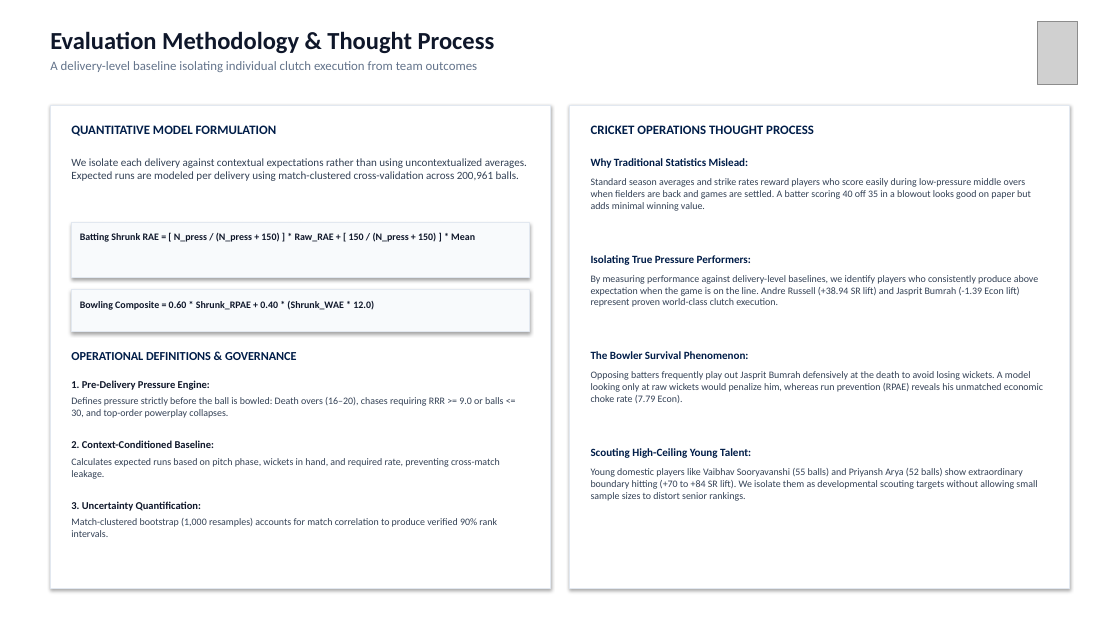
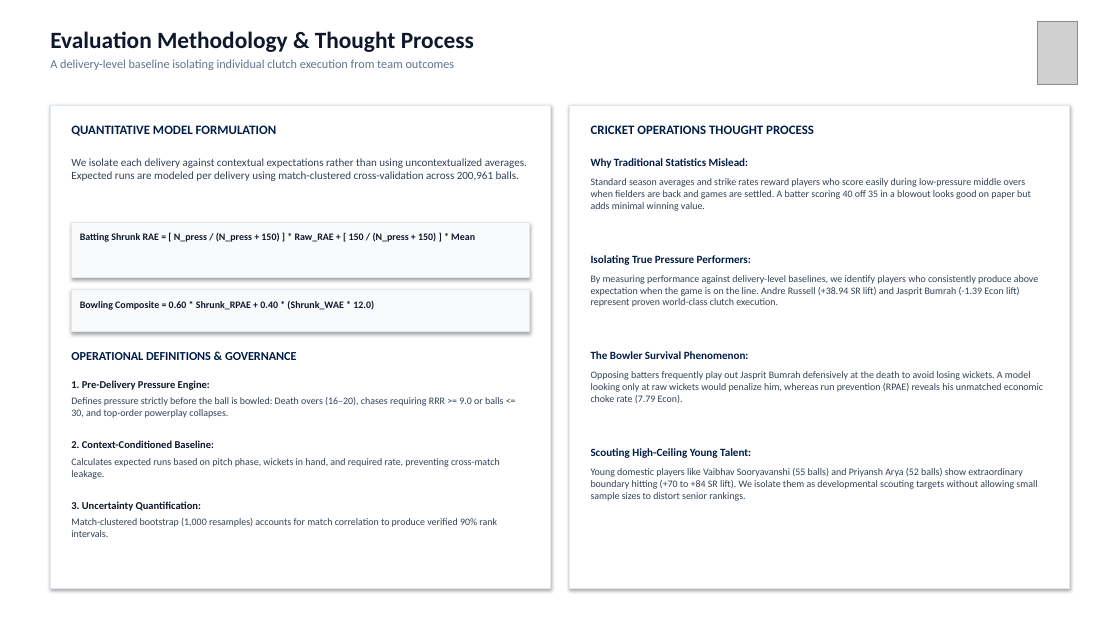
Before and after one commit to Ketanrawat2004/RR-Dashboard, a slide deck: slide 3 of RR_SupeRR_Selector_Season2_Ketan_Rawat.pptx. Drawn at 1120x630 pixels with LibreOffice and Linux fonts; fonts in the diff are those of the drawing; grey boxes stand for pictures. Boxes give left, top, right and bottom in pixels: in the first picture for what was removed or moved away, otherwise in the second. Text is boxed around its words. In the diff, an @@ line names an element or a change of style, - is before the commit and + after.

```diff
--- a/RR_SupeRR_Selector_Season2_Ketan_Rawat.pptx
+++ b/RR_SupeRR_Selector_Season2_Ketan_Rawat.pptx
@@ text "Evaluation Methodology & Thought Process" at box(50, 31, 474, 70): size 21 to 20 pt in "Evaluation Methodology & Thought Process"; size 11 to 10.5 pt in "A delivery-level baseline isolating individual clutch execut ..." @@
```
Also in this commit, not shown: 11 other slides changed, 1 slide added, 2 other files.
